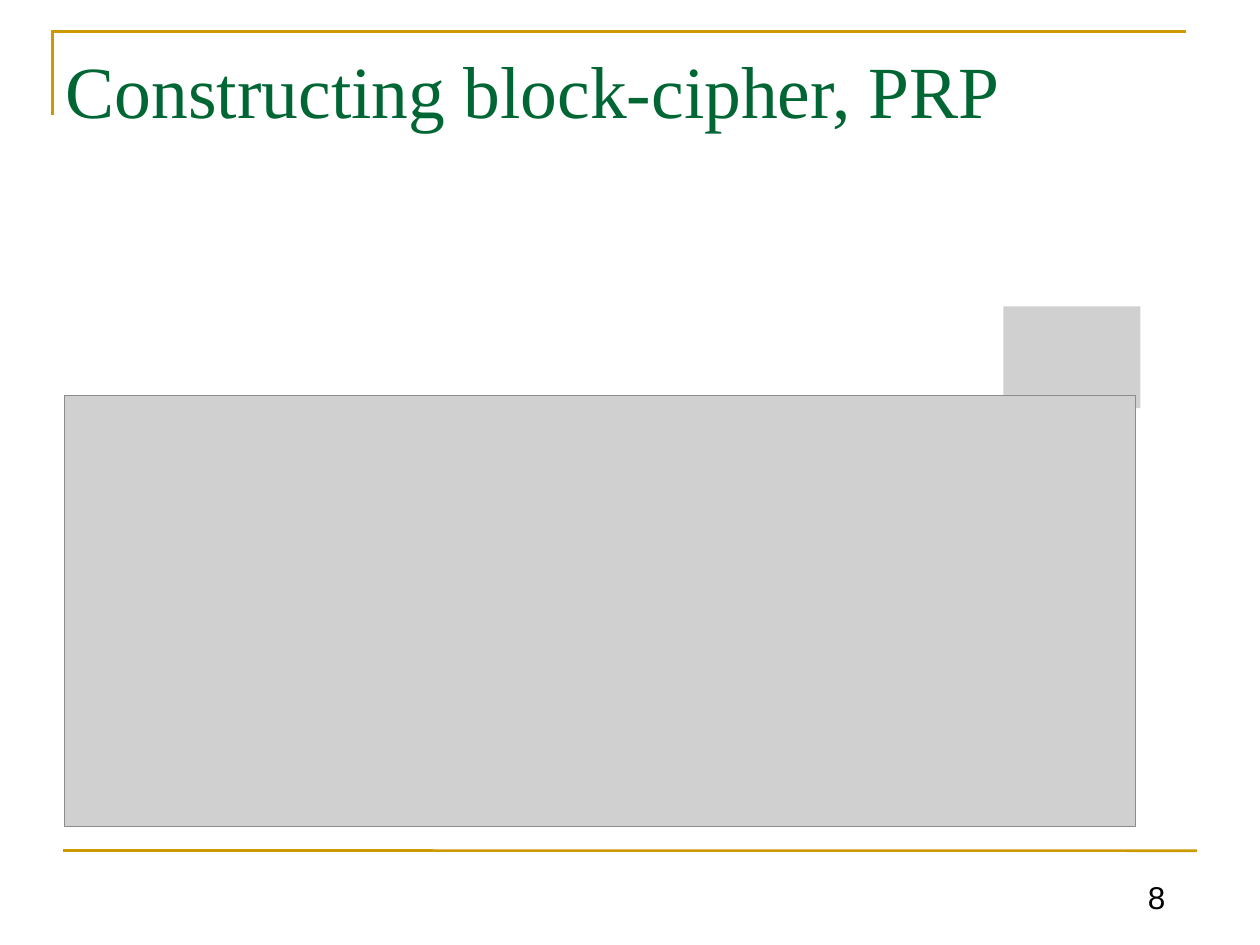
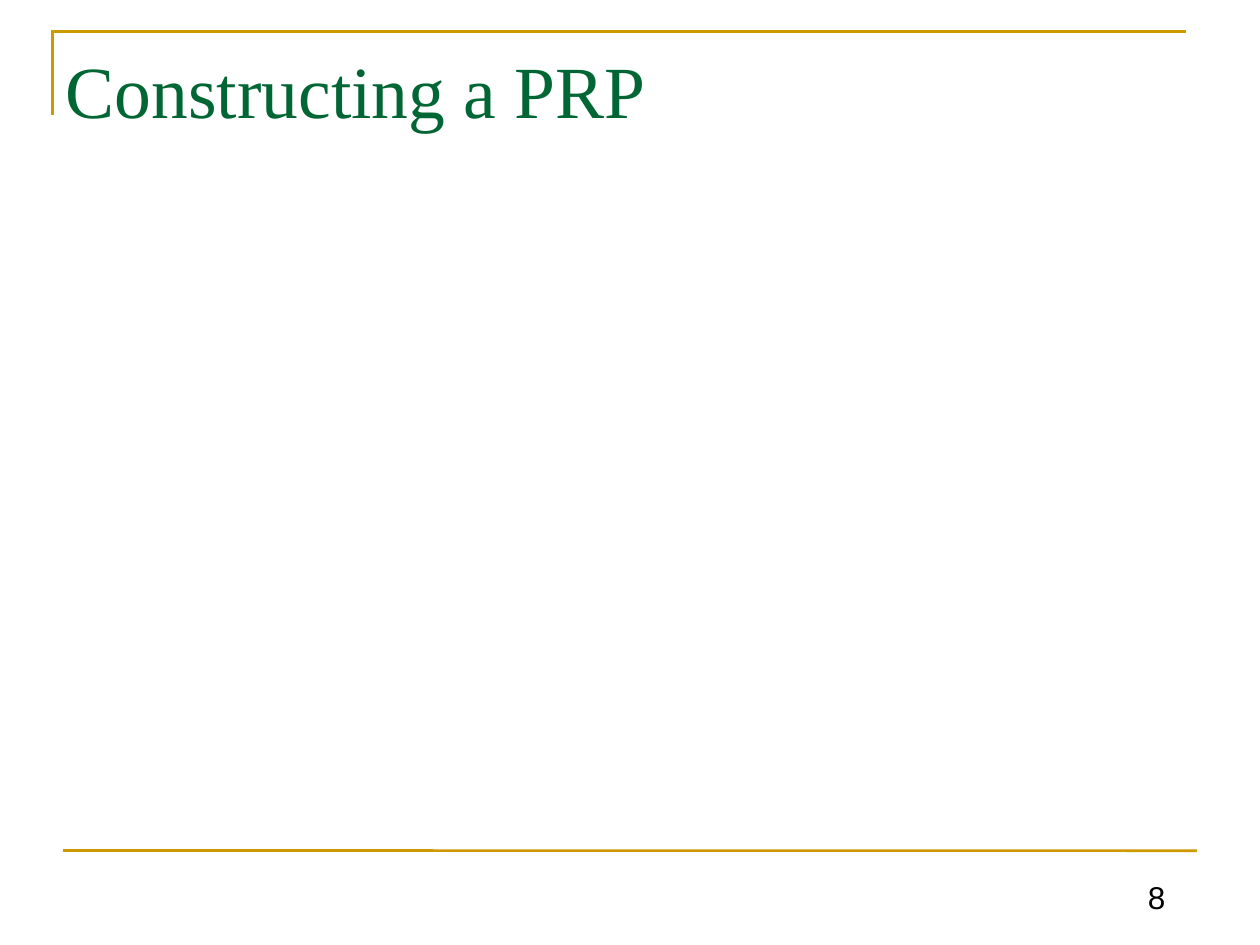
Before and after one commit to GhadaAlmashaqbeh/GhadaAlmashaqbeh.github.io, a slide deck: slide 8 of courses/cse3400-f2026/lecture4.pptx. Drawn at 1260x945 pixels with LibreOffice and Linux fonts; fonts in the diff are those of the drawing; grey boxes stand for pictures. Boxes give left, top, right and bottom in pixels: in the first picture for what was removed or moved away, otherwise in the second. Text is boxed around its words. In the diff, an @@ line names an element or a change of style, - is before the commit and + after.

```diff
--- a/courses/cse3400-f2026/lecture4.pptx
+++ b/courses/cse3400-f2026/lecture4.pptx
@@ title at <box>66,69,646,132</box>: text changed @@
-Constructing block-cipher, PRP
+Constructing a PRP
@@ picture removed at <box>1003,306,1140,408</box> @@
@@ picture removed at <box>64,396,1135,827</box> @@
```
Also in this commit, not shown: 14 other slides changed, 4 other files.
